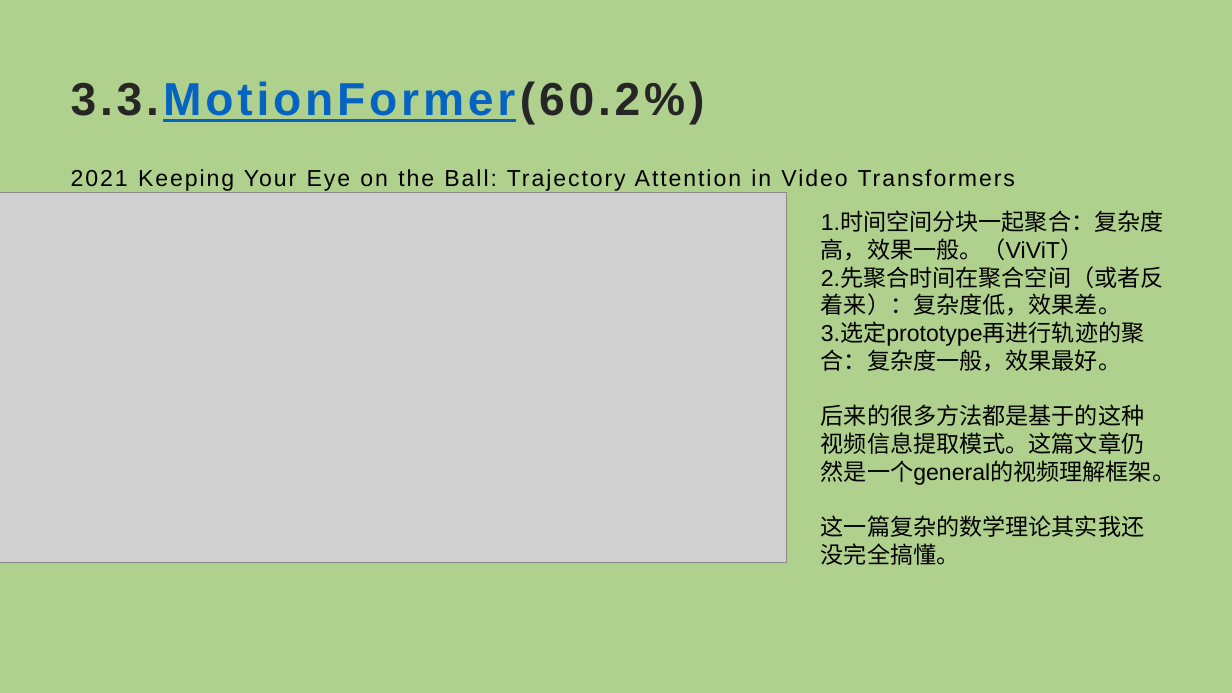
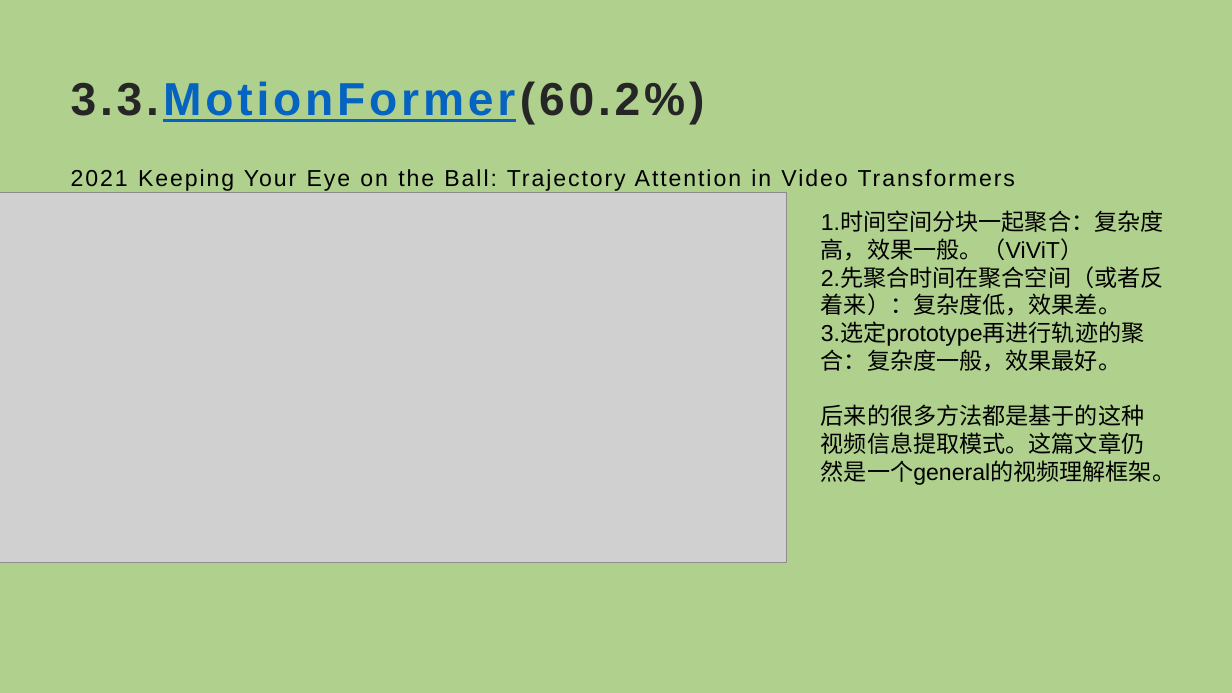
Before and after one commit to Randle-Github/paper-video-action-recognition, a slide deck: slide 9 of compositional action recognition survey.pptx. Drawn at 1232x693 pixels with LibreOffice and Linux fonts; fonts in the diff are those of the drawing; grey boxes stand for pictures. Boxes give left, top, right and bottom in pixels: in the first picture for what was removed or moved away, otherwise in the second. Text is boxed around its words. In the diff, an @@ line names an element or a change of style, - is before the commit and + after.

```diff
--- a/compositional action recognition survey.pptx
+++ b/compositional action recognition survey.pptx
@@ text at (x1=821, y1=515, x2=1144, y2=565): paragraph removed @@
-这一篇复杂的数学理论其实我还没完全搞懂。
```
Also in this commit, not shown: 9 other slides changed, 5 slides removed, 4 other files.
